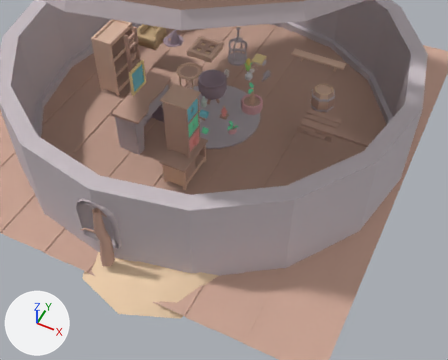
One commit to the Blender file Assets/Models/Korigame/Props.blend: the scene before it, then after it.
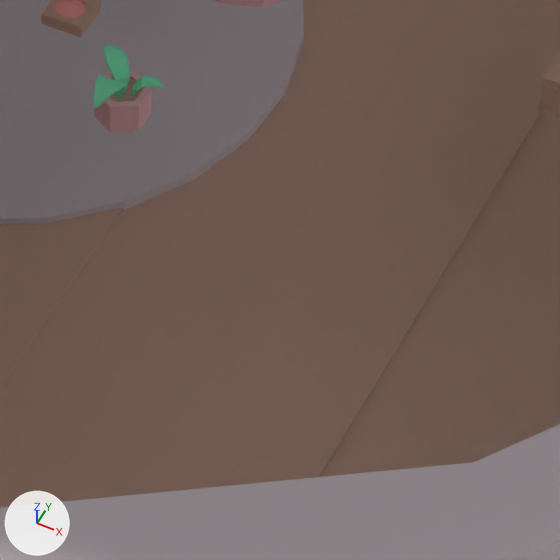
There are two pictures of each version: one from a 50 mm lens placed at (7.56, -14.27, 13.72), pointed at (1.89, -2.93, -0.45), one close up on the part from 48% to 67% of the width and 32% to 56% of the height. Every picture has the same lights, and +X, +Y and +Z are marked at lower left.

The first close-up shows 'Floor', 'Pallet', 'Plant Small', 'Platform', 'Potion Slot', 'Walls'.
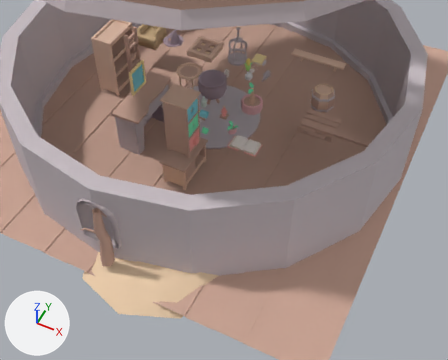
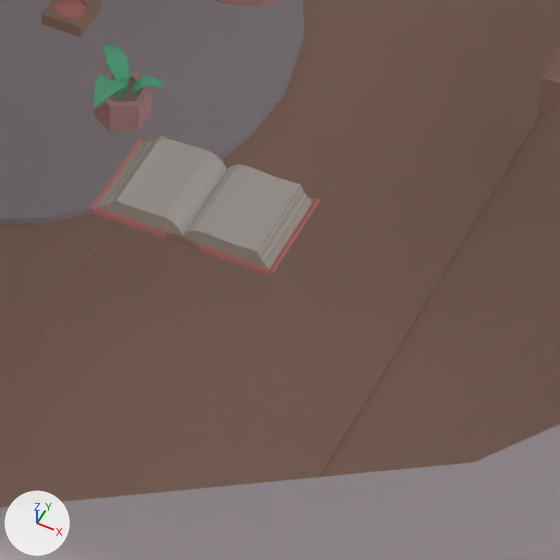
Boxes [x1, y1, x2, y2] around the edits, measured in the close-ups (560 x 560 px):
'Magic Book.001', added: after [90, 135, 320, 275]
    faces in mat_white_off_light (white #faf1eb): [106, 137, 307, 262]
    faces in mat_white_off_medium (white #ede3d8): [96, 135, 313, 269]
    faces in mat_red_medium (pink #fbaba7): [90, 137, 320, 275]
    faces in mat_white_off_dark (white #e8dace): [96, 201, 268, 268]
    faces in mat_brown_dark (beige #cda998): [165, 166, 230, 250]

The change, as a diff of the scene's bpy script:
```diff
--- a/Assets/Models/Korigame/Props.blend.py
+++ b/Assets/Models/Korigame/Props.blend.py
@@ me_cube_031 @@
+me_cube_031.from_pydata(...)  # 96 vertices, 110 faces; spans x -0.526..0.432, y -0.269..0.269, z -0.012..0.11
+# faces by material slot: [23, 10, 46, 16, 15]
+me_cube_031.materials.append(mat_red_medium)  # pink #fbaba7
+me_cube_031.materials.append(mat_brown_dark)  # beige #cda998
+me_cube_031.materials.append(mat_white_off_dark)  # white #e8dace
+me_cube_031.materials.append(mat_white_off_light)  # white #faf1eb
+me_cube_031.materials.append(mat_white_off_medium)  # white #ede3d8
@@ ob_magic_book_001 @@
+ob_magic_book_001 = bpy.data.objects.new('Magic Book.001', me_cube_031)
+ob_magic_book_001.location = (2.153, -1.928, 0.214)
```
